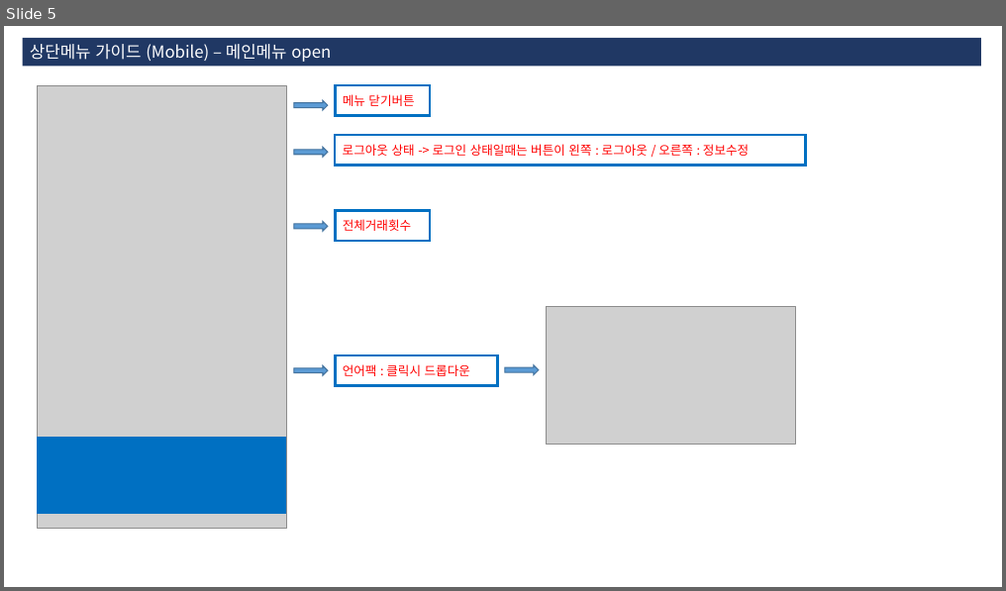
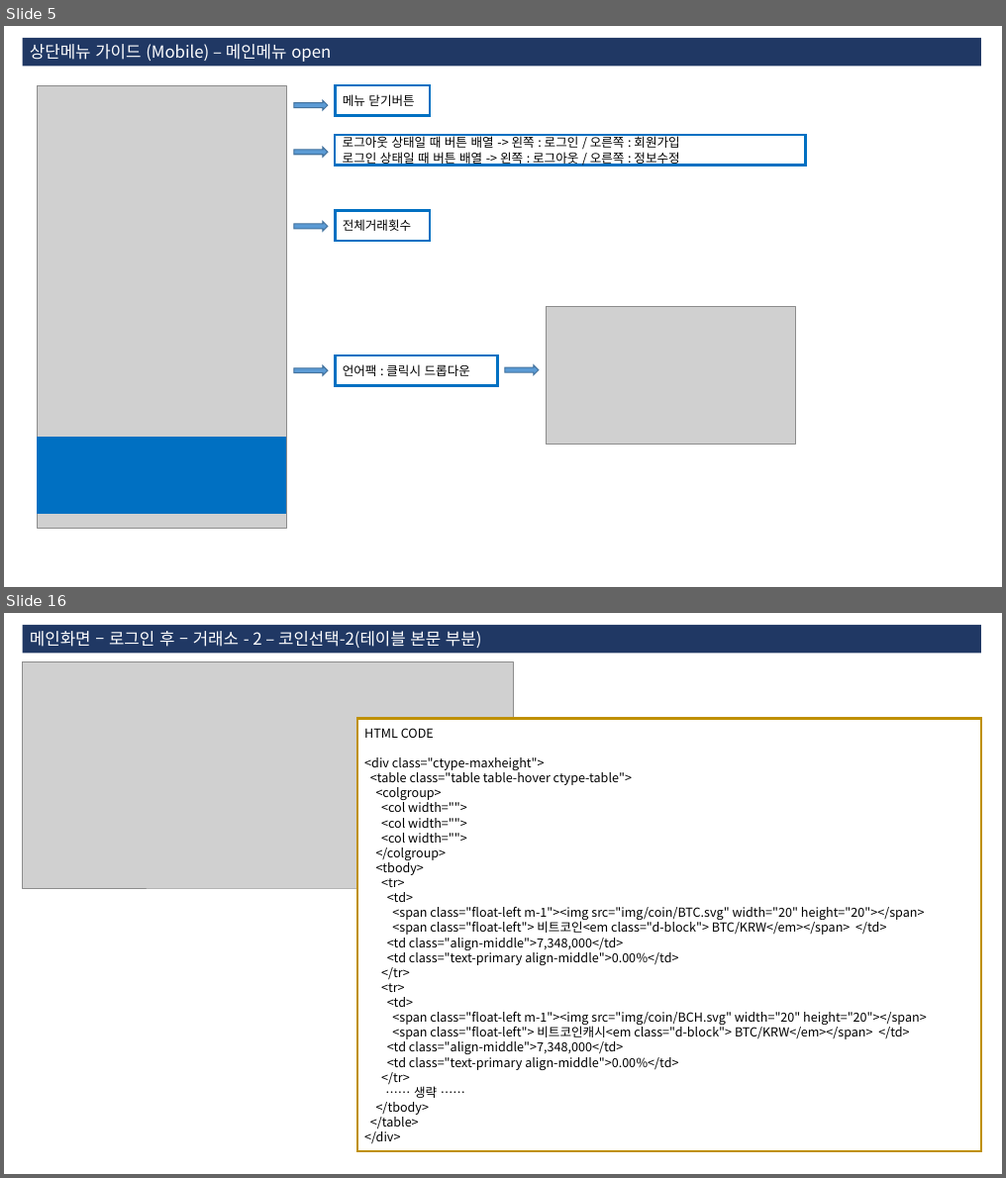
Before and after one commit to 3dwebart/html-publish, a slide deck: web/data/guide.pptx. Shown one above the other, each under a label of ours: slide 5 before the commit, slides 5 and 16 after it; the slides between them are not shown. The pictures are 1006x591 and 1006x1178 pixels, drawn with LibreOffice and Linux fonts; fonts in the diff are those of the drawing; grey boxes stand for pictures. Boxes give left, top, right and bottom in pixels: in the first picture for what was removed or moved away, otherwise in the second. Text is boxed around its words. In the diff, an @@ line names an element or a change of style, - is before the commit and + after.

```diff
--- a/web/data/guide.pptx
+++ b/web/data/guide.pptx
@@ slide 16 added at (4,613,1002,1174), background #FFFFFF @@
@@ rectangle added at (23,625,982,654), fill #203864, 16 pt, text #FFFFFF @@
+메인화면 – 로그인 후 – 거래소 - 2 – 코인선택-2(테이블 본문 부분)
@@ picture added at (23,662,514,888) @@
@@ rectangle added at (357,719,981,1152), fill #FFFFFF, outline #BF9000 2.25 pt, 12 pt, text #000000 @@
+HTML CODE
+<div class="ctype-maxheight">
+<table class="table table-hover ctype-table">
+<colgroup>
+<col width="">
+<col width="">
+<col width="">
+</colgroup>
+<tbody>
+<tr>
+<td>
+<span class="float-left m-1"><img src="img/coin/BTC.svg" width="20" height="20"></span>
+<span class="float-left"> 비트코인<em class="d-block"> BTC/KRW</em></span> </td>
+<td class="align-middle">7,348,000</td>
+<td class="text-primary align-middle">0.00%</td>
+</tr>
+<tr>
+<td>
+<span class="float-left m-1"><img src="img/coin/BCH.svg" width="20" height="20"></span>
+<span class="float-left"> 비트코인캐시<em class="d-block"> BTC/KRW</em></span> </td>
+<td class="align-middle">7,348,000</td>
+<td class="text-primary align-middle">0.00%</td>
+</tr>
+…… 생략 ……
+</tbody>
+</table>
+</div>
@@ slide 5 changed as well @@
@@ text in rectangle at (343,134,679,166): text changed; text colour #FF0000 to #000000 @@
-로그아웃 상태 -> 로그인 상태일때는 버튼이 왼쪽 : 로그아웃 / 오른쪽 : 정보수정
+로그아웃 상태일 때 버튼 배열 -> 왼쪽 : 로그인 / 오른쪽 : 회원가입
+로그인 상태일 때 버튼 배열 -> 왼쪽 : 로그아웃 / 오른쪽 : 정보수정
@@ text colour #FF0000 to #000000 in 3 elements at (335,85,430,115), (335,211,430,241), (335,356,497,385) @@
```
Also in this commit, not shown: 4 other slides changed, 25 other slides added, 12 slides removed, 14 other files.
